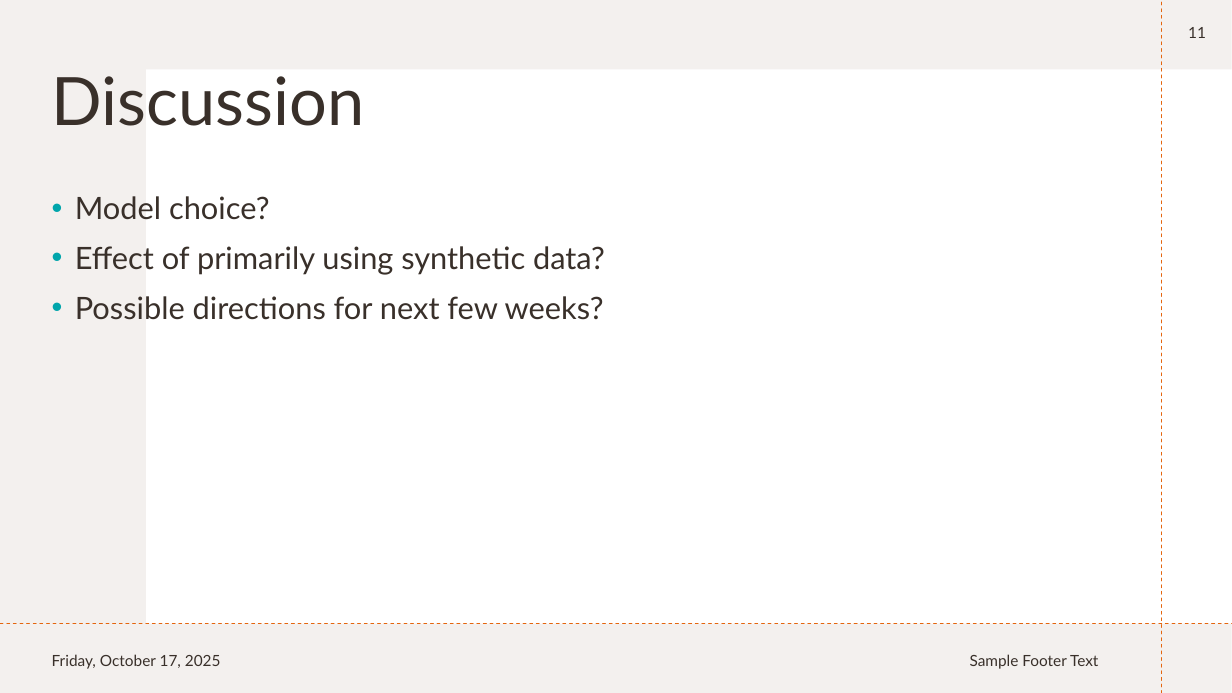
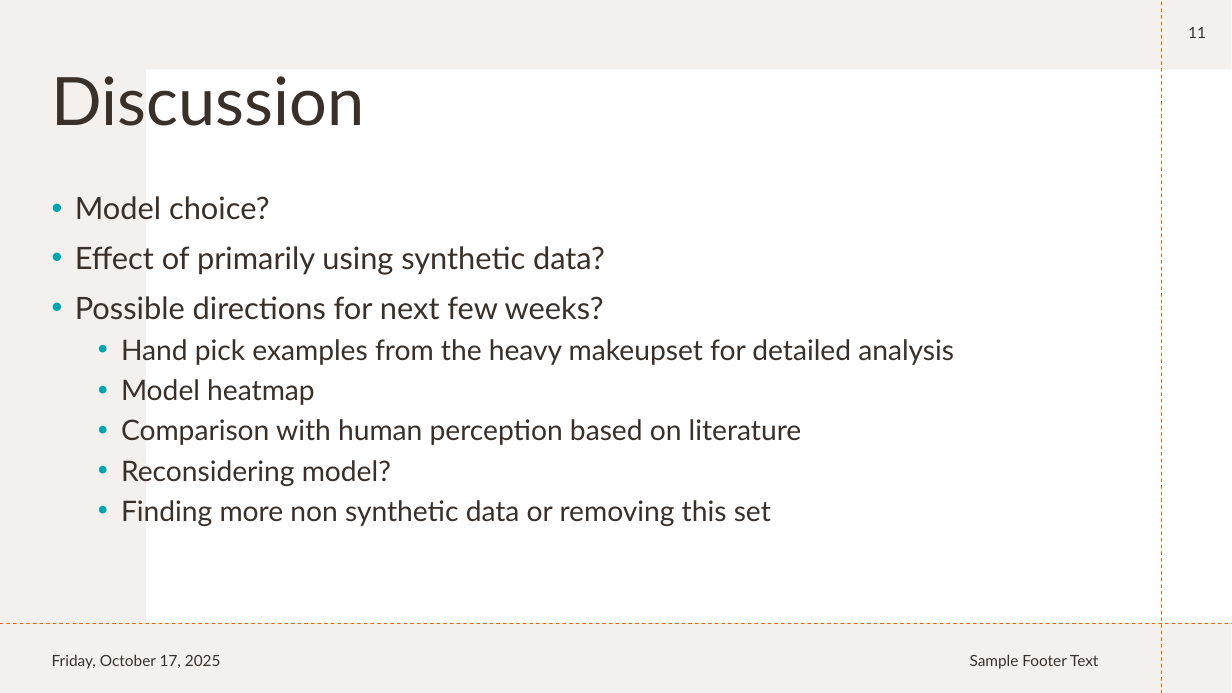
Before and after one commit to FrankVanDerVelde/master_applied-artificial_intelligence, a slide deck: slide 11 of symposium/symposium presentation.pptx. Drawn at 1232x693 pixels with LibreOffice and Linux fonts; fonts in the diff are those of the drawing. Boxes give left, top, right and bottom in pixels: in the first picture for what was removed or moved away, otherwise in the second. Text is boxed around its words. In the diff, an @@ line names an element or a change of style, - is before the commit and + after.

```diff
--- a/symposium/symposium presentation.pptx
+++ b/symposium/symposium presentation.pptx
@@ text at <box>121,339,954,526</box>: paragraphs added @@
+  • Hand pick examples from the heavy makeupset for detailed analysis
+  • Model heatmap
+  • Comparison with human perception based on literature
+  • Reconsidering model?
+  • Finding more non synthetic data or removing this set
```
Also in this commit, not shown: 10 other slides changed.
